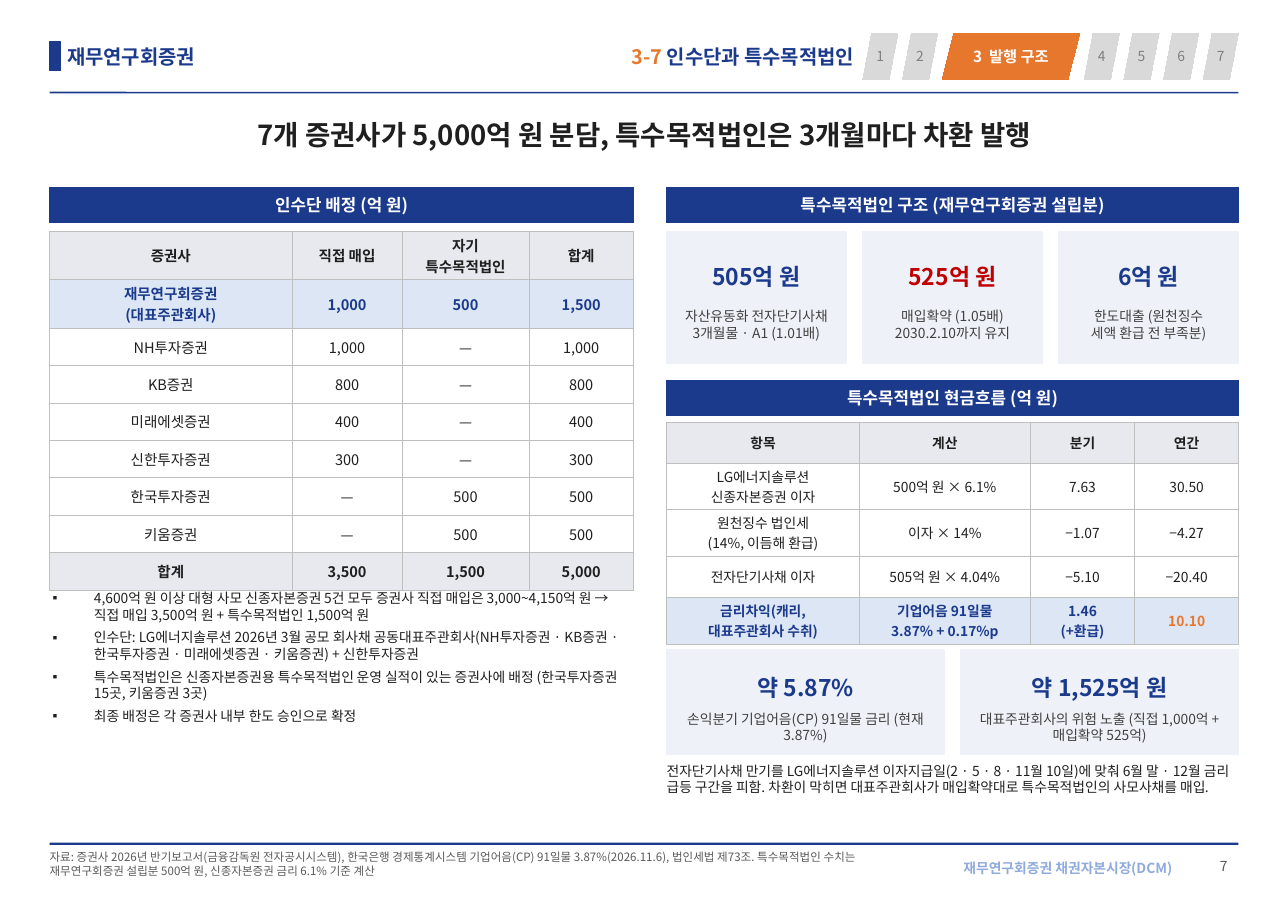
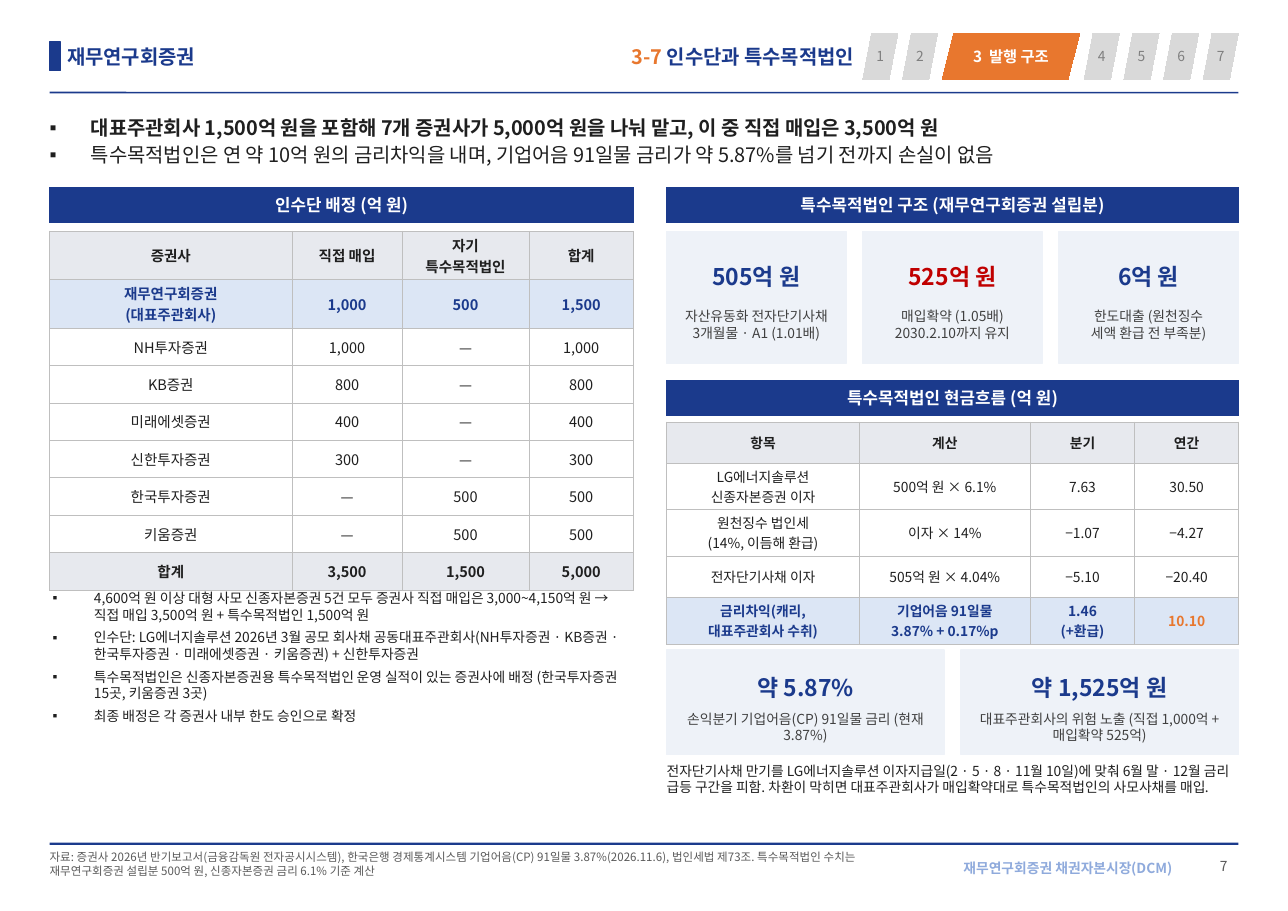
Before and after one commit to shy065542-rgb/SSHHYY, a slide deck: slide 7 of LGES_신종_발행구조.pptx. Drawn at 1288x911 pixels with LibreOffice and Linux fonts; fonts in the diff are those of the drawing. Boxes give left, top, right and bottom in pixels: in the first picture for what was removed or moved away, otherwise in the second. Text is boxed around its words. In the diff, an @@ line names an element or a change of style, - is before the commit and + after.

```diff
--- a/LGES_신종_발행구조.pptx
+++ b/LGES_신종_발행구조.pptx
@@ title at box(91, 118, 994, 166): text changed; size 18 to 13 pt @@
-7개 증권사가 5,000억 원 분담, 특수목적법인은 3개월마다 차환 발행
+▪ 대표주관회사 1,500억 원을 포함해 7개 증권사가 5,000억 원을 나눠 맡고, 이 중 직접 매입은 3,500억 원
+▪ 특수목적법인은 연 약 10억 원의 금리차익을 내며, 기업어음 91일물 금리가 약 5.87%를 넘기 전까지 손실이 없음
```
Also in this commit, not shown: 6 other slides changed.
